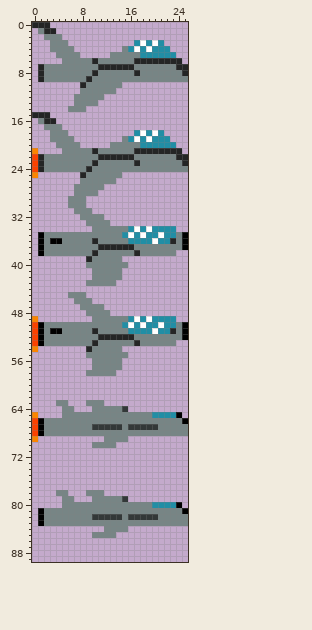
Sprite sheet: assets/images/shipFrames.png. Above: the version before the commit.
The file is 26x90 pixels.
The result:
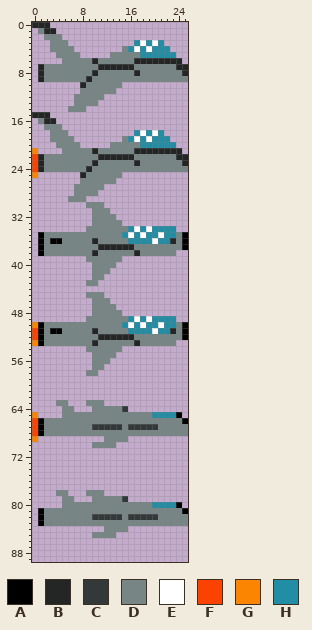
Palette (. is transparent): A #000000  B #242525  C #333838  D #778585  E #ffffff  F #fb4200  G #fb8500  H #218ea5
Diff:
Changed rows in their new state; - is an unchanged pixel.
first column x 6:
30 ...DDD---
31 -...DDD--
32 --..--DD-
33 ---.---DD
34 ---D-----
first column x 0:
39 ---------D------
40 ---------.----..
41 -------------..-
42 ------------...-
43 -----------...--
45 ------...DDD----
46 -------...DDD---
47 --------..--DD--
48 ---------.---DD-
49 .--------D------
50 G---------------
53 G---------------
54 .--------D------
55 ---------.----..
56 -------------..-
57 ------------...-
58 -----------...--
